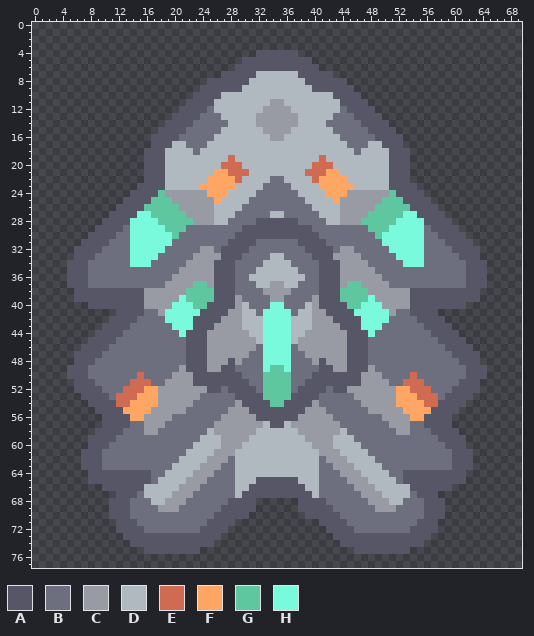
Sprite sheet: sprites/units/splash-full.png. Above is the file before it was changed.
The file is 70x78 pixels.
Palette (. is transparent): A #565666  B #6d6f7f  C #989ba4  D #b0b9c0  E #d06b53  F #ffa665  G #5fc79f  H #7afadc
Once edited:
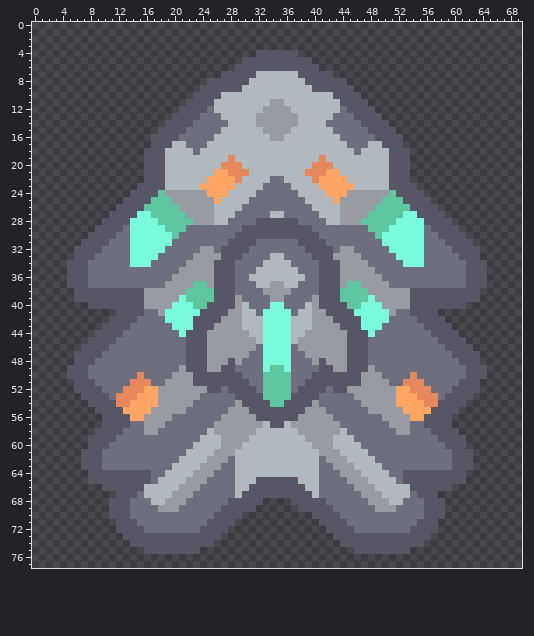
Edits made:
colour E: #d06b53 -> #e7885c
y 68: x 32 . -> A; x 37 . -> A
y 70: x 30 A -> .; x 39 A -> .
Changed places in both pictures, as pixel boxes (x1, y1, x2, y2):
changed: (221, 155, 249, 183)
changed: (305, 155, 333, 183)
changed: (116, 372, 151, 407)
changed: (403, 372, 438, 407)
changed: (242, 498, 263, 519)
changed: (291, 498, 312, 519)
